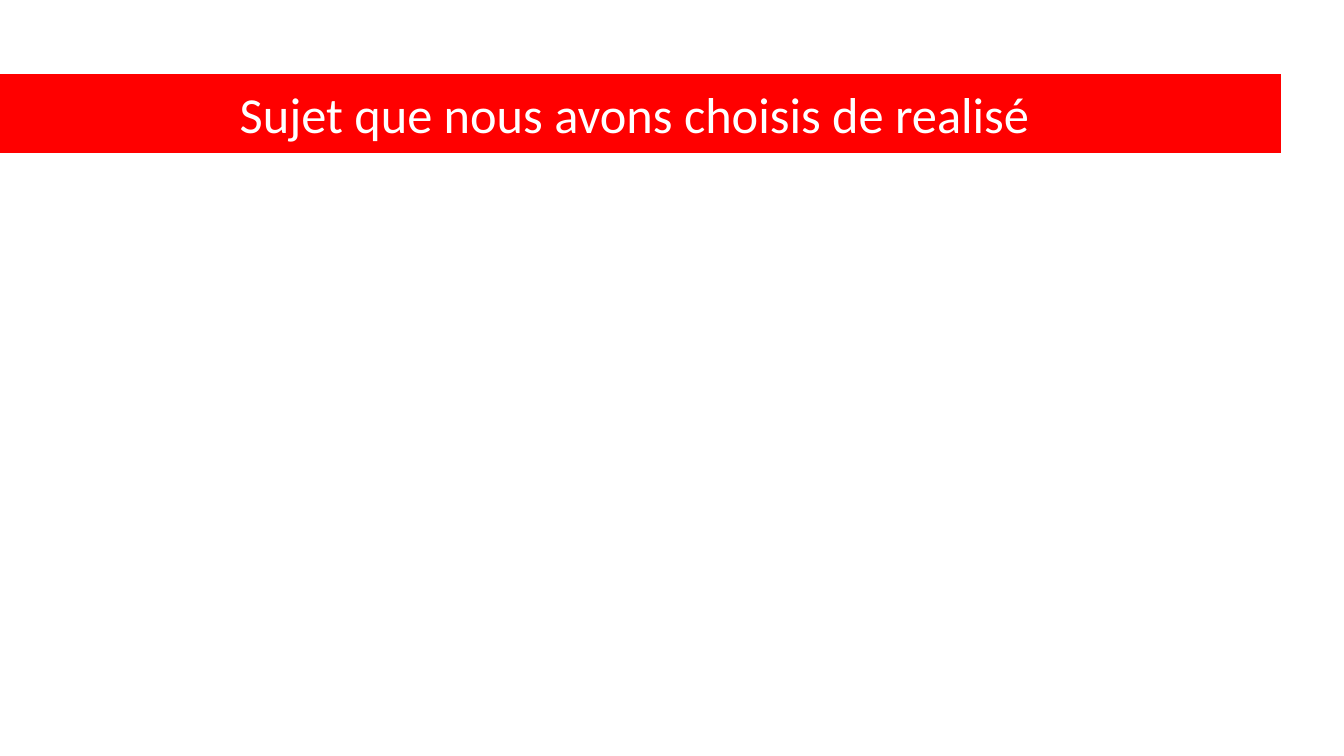
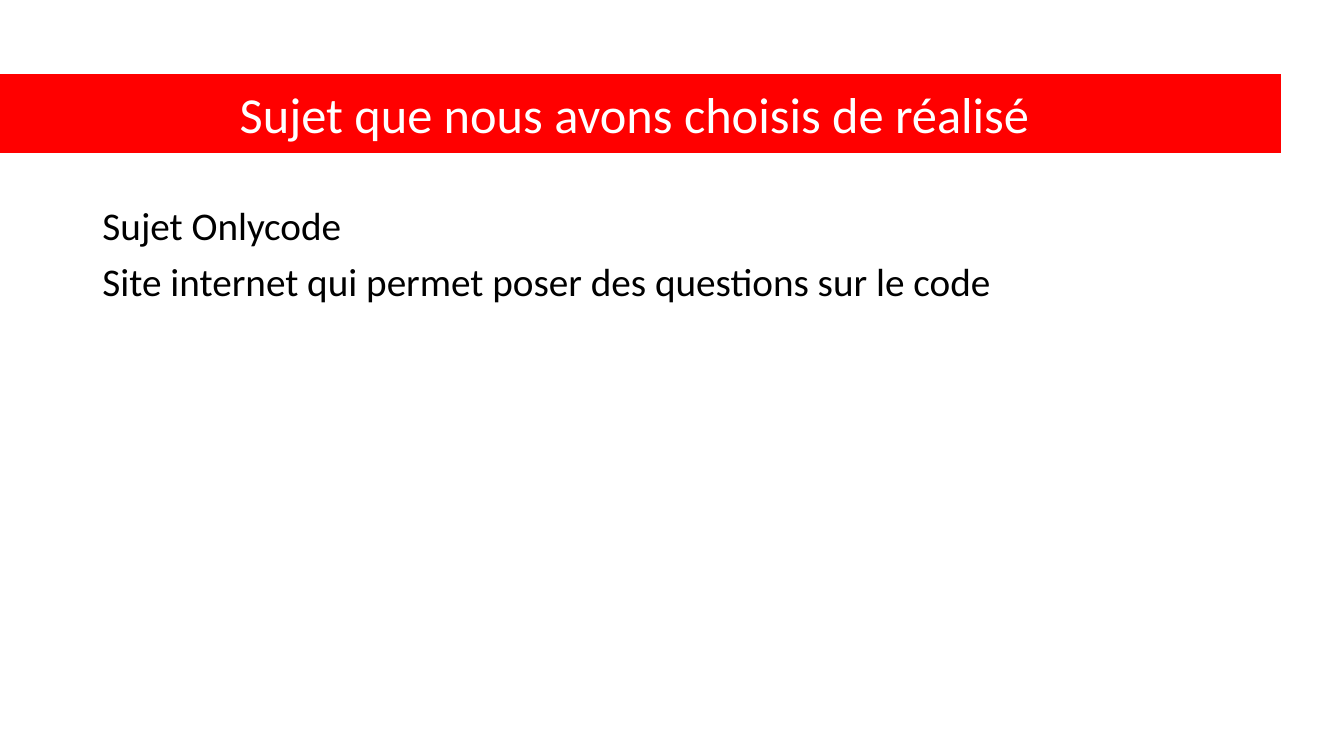
Before and after one commit to Biozard01/onlycode, a slide deck: slide 2 of Onlycode.pptx. Drawn at 1344x756 pixels with LibreOffice and Linux fonts; fonts in the diff are those of the drawing. Boxes give left, top, right and bottom in pixels: in the first picture for what was removed or moved away, otherwise in the second. Text is boxed around its words. In the diff, an @@ line names an element or a change of style, - is before the commit and + after.

Commit message:
powerpoint

```diff
--- a/Onlycode.pptx
+++ b/Onlycode.pptx
@@ text in rectangle at (240,98,1029,142): text changed @@
-Sujet que nous avons choisis de realisé
+Sujet que nous avons choisis de réalisé
@@ text added at (102,212,990,303), 28 pt, text #000000 @@
+Sujet Onlycode
+Site internet qui permet poser des questions sur le code
```
Also in this commit, not shown: 3 other slides changed, 1 slide added, 1 slide removed.
